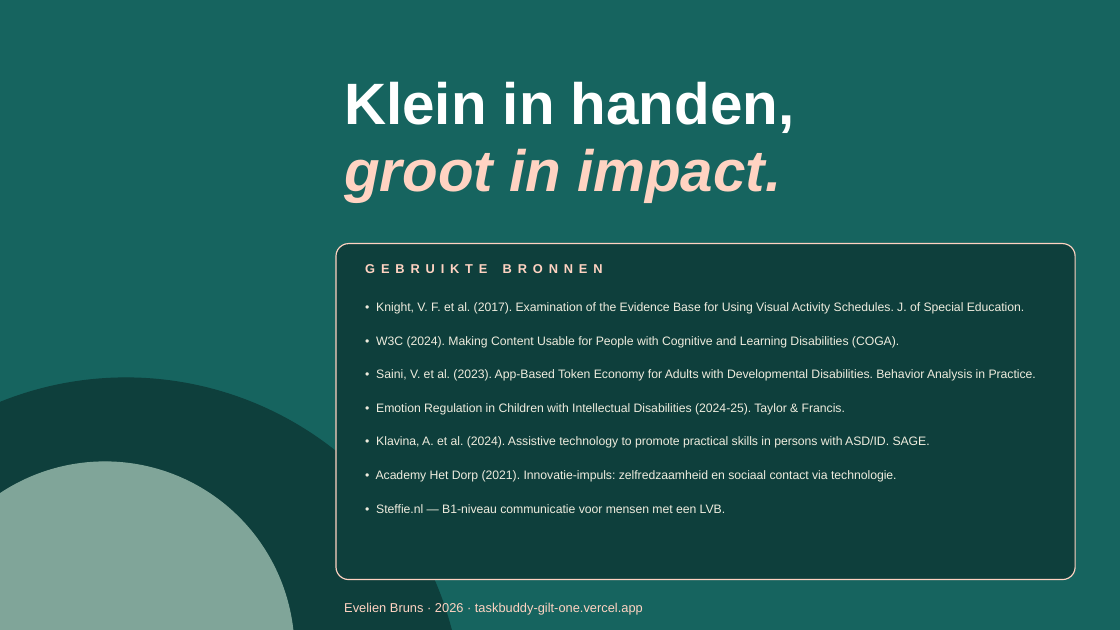
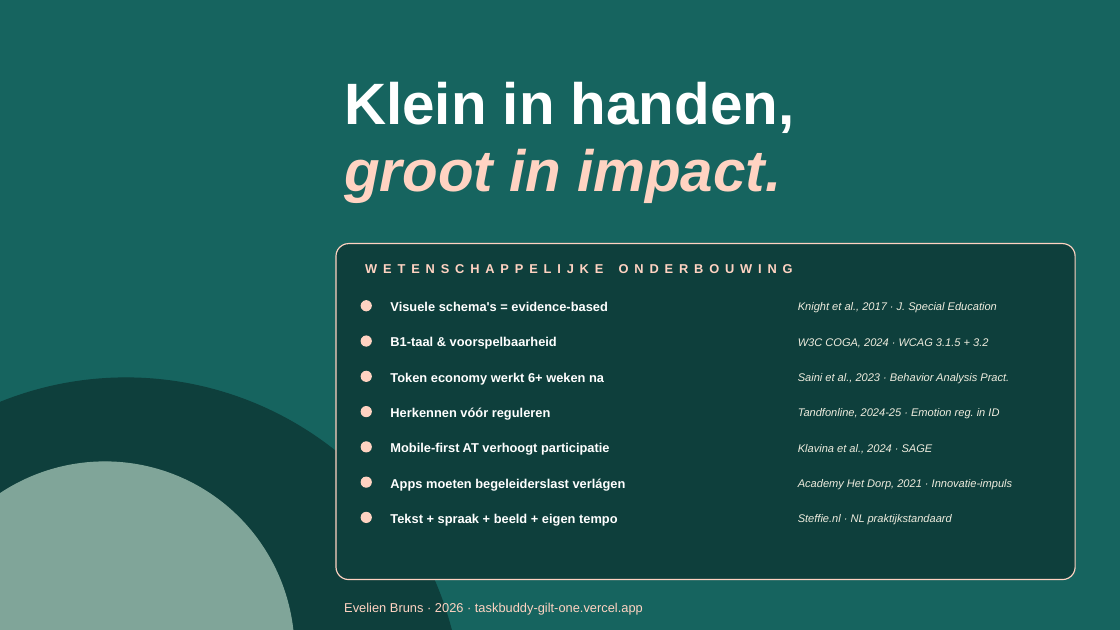
Before and after one commit to evelienbruns1999-debug/LVB-app, a slide deck: slide 10 of TaskBuddy-presentatie.pptx. Drawn at 1120x630 pixels with LibreOffice and Linux fonts; fonts in the diff are those of the drawing. Boxes give left, top, right and bottom in pixels: in the first picture for what was removed or moved away, otherwise in the second. Text is boxed around its words. In the diff, an @@ line names an element or a change of style, - is before the commit and + after.

Commit message:
Presentatie slide 10: bronnen herschreven als kernpunt + bron-tabel — scanbaar voor gedragskundige, koppelt direct elke claim aan een referentie

```diff
--- a/TaskBuddy-presentatie.pptx
+++ b/TaskBuddy-presentatie.pptx
@@ text at bbox=[357, 252, 1071, 286]: text changed @@
-GEBRUIKTE BRONNEN
+WETENSCHAPPELIJKE ONDERBOUWING
@@ ellipse added at bbox=[361, 301, 371, 311], fill #FFD3C2, outline #FFD3C2 1 pt @@
@@ text added at bbox=[390, 301, 607, 311], 11 pt, text #FFFFFF, bold @@
+Visuele schema's = evidence-based
@@ text at bbox=[798, 302, 997, 313]: text changed; size 10.5 to 9.5 pt; italic on @@
-• Knight, V. F. et al. (2017). Examination of the Evidence Base for Using Visual Activity Schedules. J. of Special Education.
+Knight et al., 2017 · J. Special Education
@@ ellipse added at bbox=[361, 336, 371, 346], fill #FFD3C2, outline #FFD3C2 1 pt @@
@@ text removed at bbox=[376, 336, 899, 348] @@
-• W3C (2024). Making Content Usable for People with Cognitive and Learning Disabilities (COGA).
@@ text added at bbox=[390, 336, 557, 349], 11 pt, text #FFFFFF, bold @@
+B1-taal & voorspelbaarheid
@@ text added at bbox=[798, 338, 988, 348], 9.5 pt, text #EEECDE, italic @@
+W3C COGA, 2024 · WCAG 3.1.5 + 3.2
@@ ellipse added at bbox=[361, 371, 371, 381], fill #FFD3C2, outline #FFD3C2 1 pt @@
@@ text added at bbox=[390, 372, 604, 385], 11 pt, text #FFFFFF, bold @@
+Token economy werkt 6+ weken na
@@ text at bbox=[798, 373, 1009, 384]: text changed; size 10.5 to 9.5 pt; italic on @@
-• Saini, V. et al. (2023). App-Based Token Economy for Adults with Developmental Disabilities. Behavior Analysis in Practice.
+Saini et al., 2023 · Behavior Analysis Pract.
@@ ellipse added at bbox=[361, 407, 371, 417], fill #FFD3C2, outline #FFD3C2 1 pt @@
@@ text removed at bbox=[376, 403, 845, 415] @@
-• Emotion Regulation in Children with Intellectual Disabilities (2024-25). Taylor & Francis.
@@ text added at bbox=[390, 407, 551, 420], 11 pt, text #FFFFFF, bold @@
+Herkennen vóór reguleren
@@ text added at bbox=[798, 408, 999, 419], 9.5 pt, text #EEECDE, italic @@
+Tandfonline, 2024-25 · Emotion reg. in ID
@@ ellipse added at bbox=[361, 442, 371, 452], fill #FFD3C2, outline #FFD3C2 1 pt @@
@@ text removed at bbox=[376, 436, 930, 448] @@
-• Klavina, A. et al. (2024). Assistive technology to promote practical skills in persons with ASD/ID. SAGE.
@@ text added at bbox=[390, 442, 610, 455], 11 pt, text #FFFFFF, bold @@
+Mobile-first AT verhoogt participatie
@@ text added at bbox=[798, 444, 933, 454], 9.5 pt, text #EEECDE, italic @@
+Klavina et al., 2024 · SAGE
@@ ellipse added at bbox=[361, 477, 371, 487], fill #FFD3C2, outline #FFD3C2 1 pt @@
@@ text added at bbox=[390, 478, 626, 490], 11 pt, text #FFFFFF, bold @@
+Apps moeten begeleiderslast verlágen
@@ text at bbox=[798, 479, 1012, 489]: text changed; size 10.5 to 9.5 pt; italic on @@
-• Academy Het Dorp (2021). Innovatie-impuls: zelfredzaamheid en sociaal contact via technologie.
+Academy Het Dorp, 2021 · Innovatie-impuls
@@ text removed at bbox=[376, 504, 725, 513] @@
-• Steffie.nl — B1-niveau communicatie voor mensen met een LVB.
@@ ellipse added at bbox=[361, 513, 371, 523], fill #FFD3C2, outline #FFD3C2 1 pt @@
@@ text added at bbox=[390, 513, 618, 526], 11 pt, text #FFFFFF, bold @@
+Tekst + spraak + beeld + eigen tempo
@@ text added at bbox=[798, 514, 952, 525], 9.5 pt, text #EEECDE, italic @@
+Steffie.nl · NL praktijkstandaard
```
